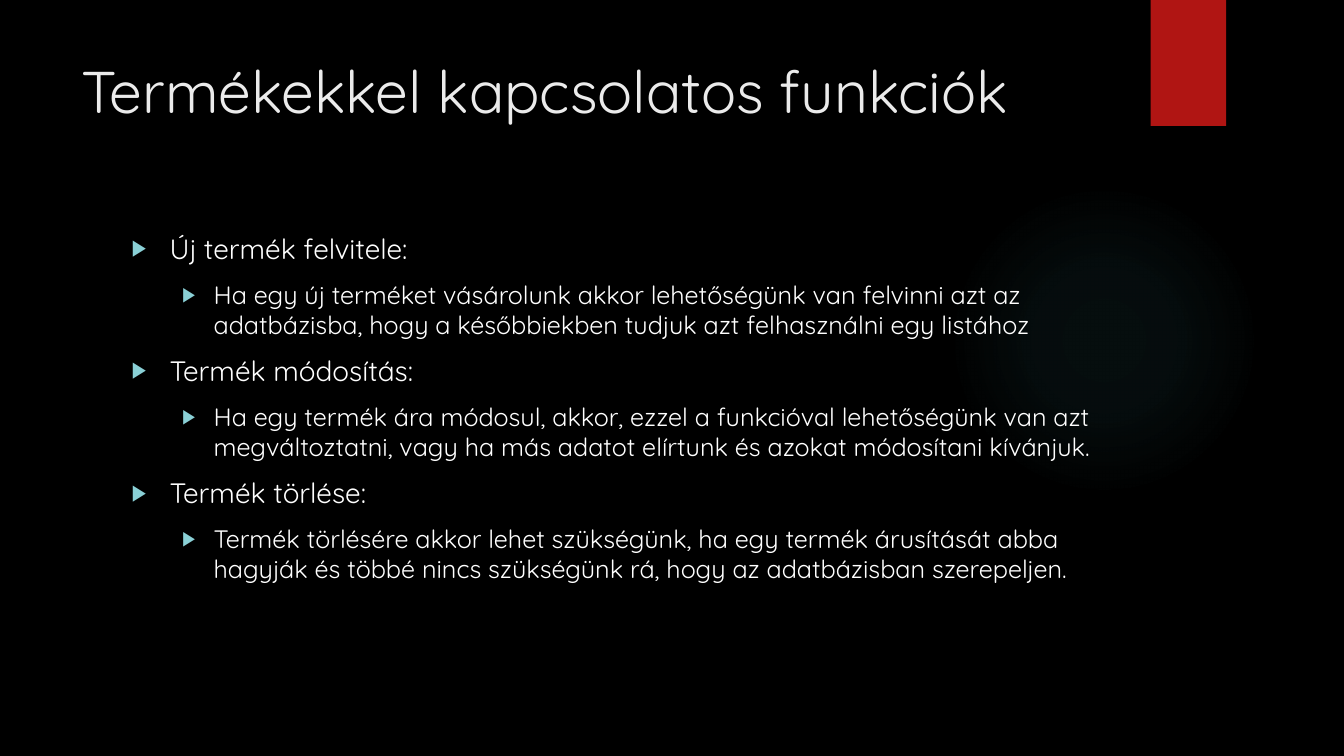
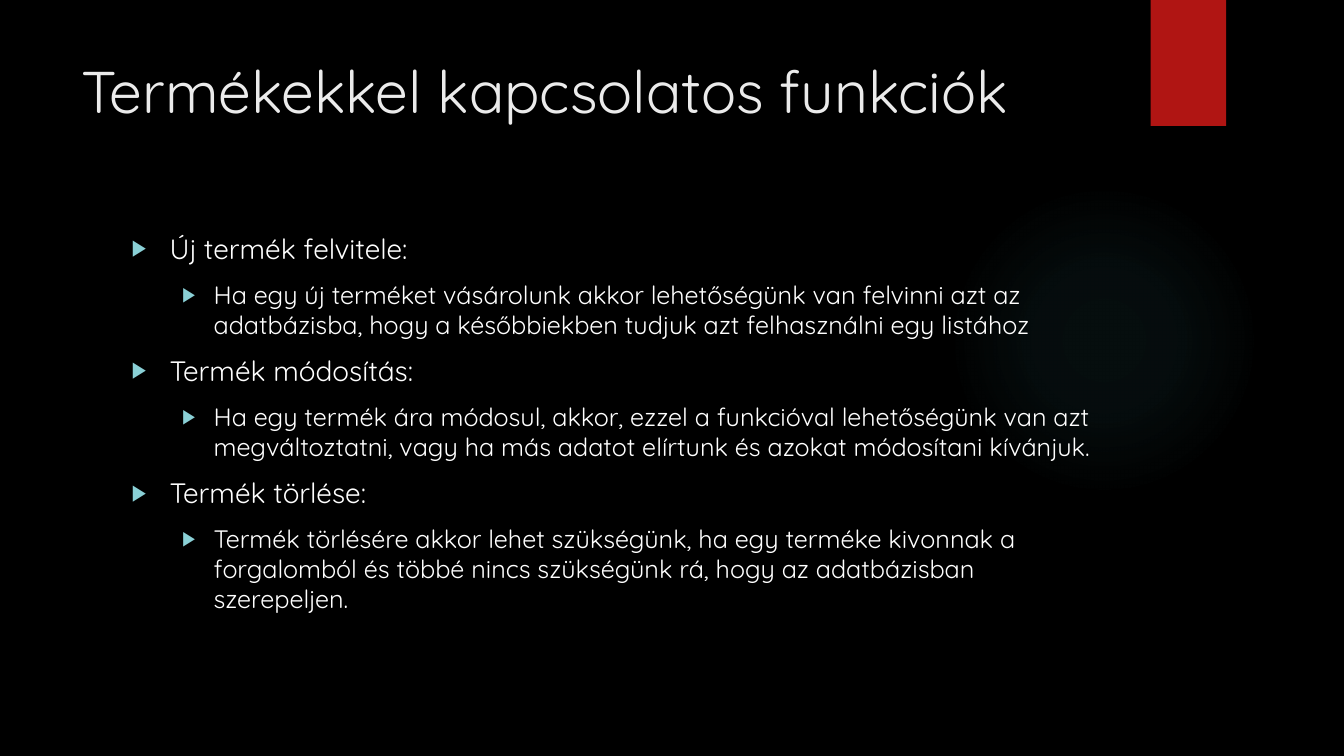
Before and after one commit to horeczky95/Projektlabor, a slide deck: slide 11 of Bolti költés.pptx. Drawn at 1344x756 pixels with LibreOffice and Linux fonts; fonts in the diff are those of the drawing; background and template pictures are left out. Boxes give left, top, right and bottom in pixels: in the first picture for what was removed or moved away, otherwise in the second. Text is boxed around its words. In the diff, an @@ line names an element or a change of style, - is before the commit and + after.

Commit message:
ppt update

```diff
--- a/Bolti költés.pptx
+++ b/Bolti költés.pptx
@@ text at [214, 529, 1015, 613]: text changed @@
-  ▶ Termék törlésére akkor lehet szükségünk, ha egy termék árusítását abba hagyják és többé nincs szükségünk rá, hogy az adatbázisban szerepeljen.
+  ▶ Termék törlésére akkor lehet szükségünk, ha egy terméke kivonnak a forgalomból és többé nincs szükségünk rá, hogy az adatbázisban szerepeljen.
```
Also in this commit, not shown: 2 other slides changed, 1 slide added, 1 slide removed.
